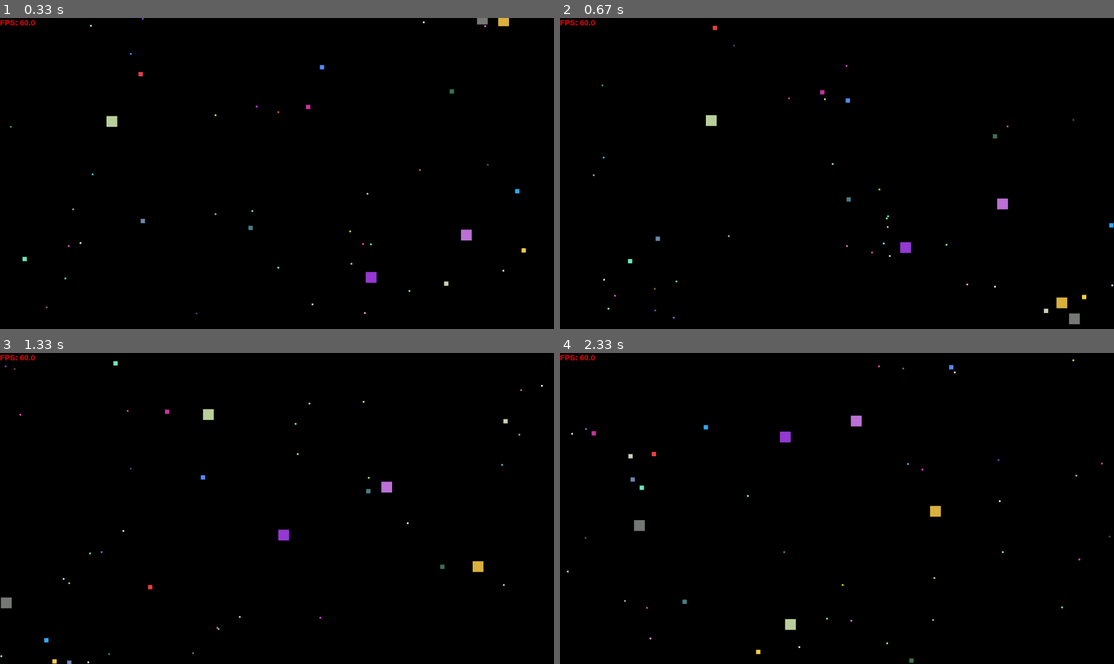
Above: before the commit, frames 1-4 (two rows, left to right).
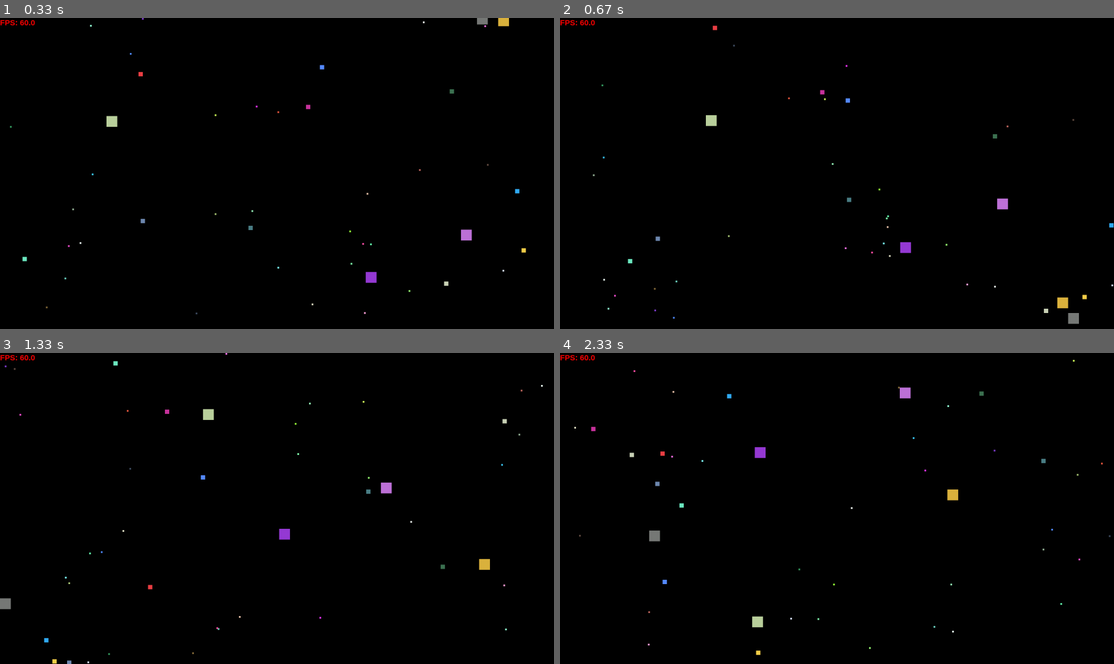
Above: after the commit, the same moments.

Repository: Azoz-eu/lab8-pygame
Game: pygame game, started from main.py
Same seed, same stepped clock (60 frames per second), same inputs: the game is played once before the commit and once after it.
Inputs:
- Up to frame 1 (0.33 s): no input
- Up to frame 2 (0.67 s): no input
- Up to frame 3 (1.33 s): no input
- Up to frame 4 (2.33 s): no input

Frame 1 is identical in both runs. In frame 2, less than 0.1% of the frame differs, in the area x 51-96%, y 57-99%; in frame 3, 0.2%; in frame 4, 1.1%, in the area x 1-100%, y 1-100%.

Commit message:
exam: q4 - collision dectection

Diff:
--- a/main.py
+++ b/main.py
@@ -70,6 +70,12 @@
         size_ratio = (self.size - MIN_SQUARE_SIZE) / max(1, MAX_SQUARE_SIZE - MIN_SQUARE_SIZE)
         return MAX_DYNAMIC_SPEED - size_ratio * (MAX_DYNAMIC_SPEED - MIN_DYNAMIC_SPEED)
 
+    def _check_collision(self, other: "Square") -> bool:
+        # returns true if self and other collide
+        return pygame.Rect(self.x, self.y, self.size, self.size).colliderect(
+            pygame.Rect(other.x, other.y, other.size, other.size)
+        )
+
     def respawn(self) -> None:
         """Reset position and velocity while keeping size and color unchanged."""
         self.x = random.randint(0, max(0, self.screen_width - self.size))
@@ -221,12 +227,7 @@
                 if large.size <= small.size:
                     continue
                 # AABB overlap test
-                if (
-                    small.x < large.x + large.size
-                    and small.x + small.size > large.x
-                    and small.y < large.y + large.size
-                    and small.y + small.size > large.y
-                ):
+                if small._check_collision(large):
                     eaten.add(i)
                     break  # one kill per frame per square is enough
 
